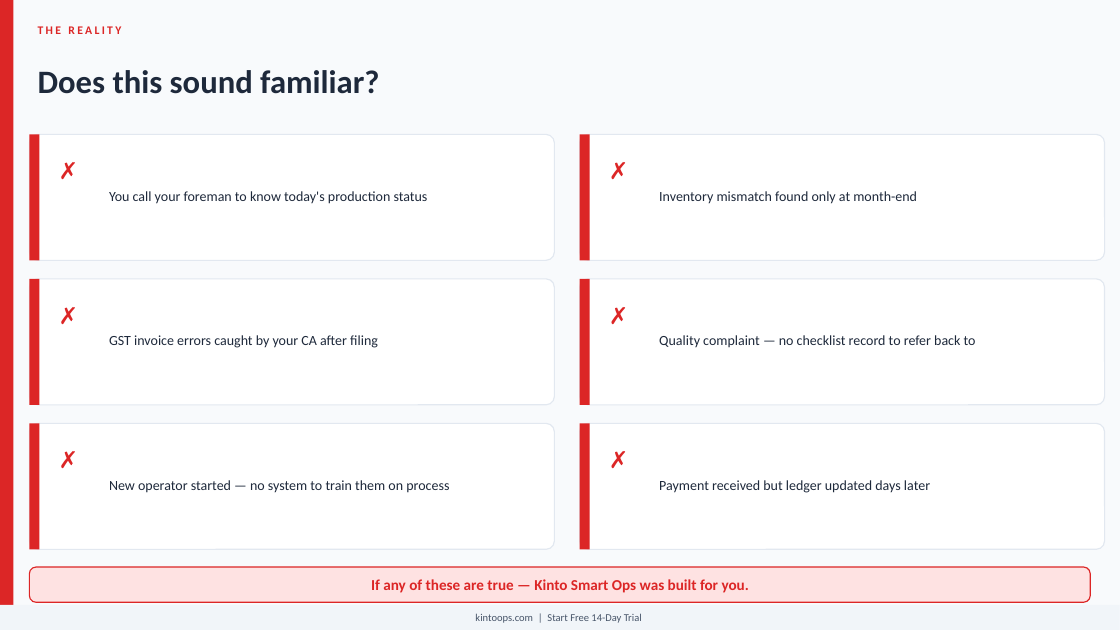
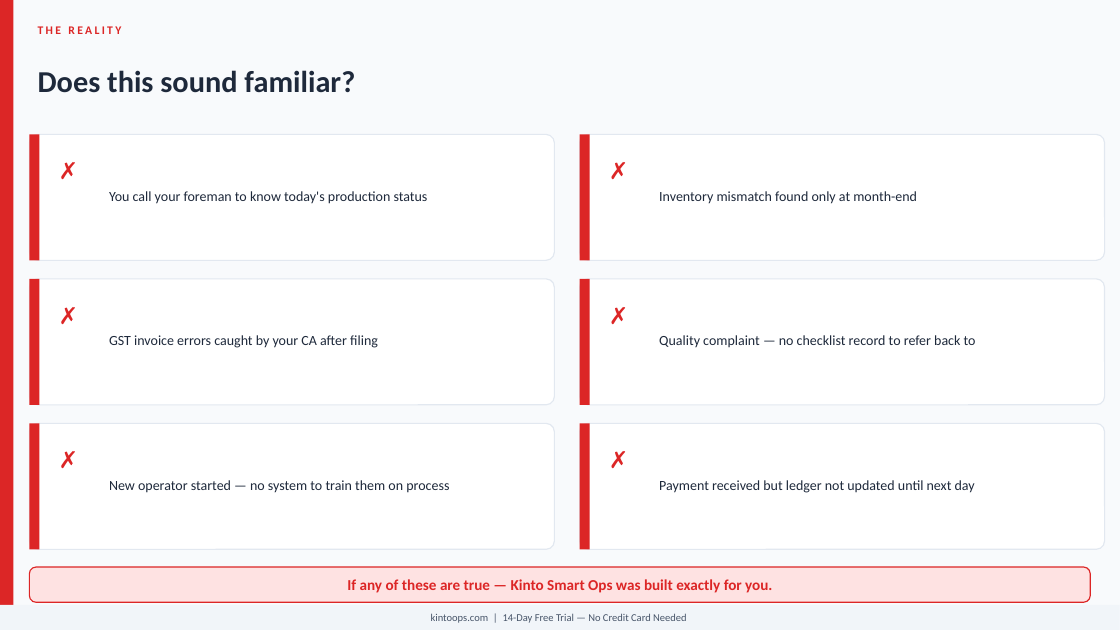
Before and after one commit to prasanth198307/kinto-qa-system, a slide deck: slide 2 of Kinto_Customer_Presentation.pptx. Drawn at 1120x630 pixels with LibreOffice and Linux fonts; fonts in the diff are those of the drawing. Boxes give left, top, right and bottom in pixels: in the first picture for what was removed or moved away, otherwise in the second. Text is boxed around its words. In the diff, an @@ line names an element or a change of style, - is before the commit and + after.

```diff
--- a/Kinto_Customer_Presentation.pptx
+++ b/Kinto_Customer_Presentation.pptx
@@ text "Does this sound familiar?" at (x1=38, y1=70, x2=355, y2=93): size 28 to 26 pt @@
@@ text at (x1=659, y1=480, x2=975, y2=493): text changed @@
-Payment received but ledger updated days later
+Payment received but ledger not updated until next day
@@ text at (x1=347, y1=579, x2=772, y2=593): text changed @@
-If any of these are true — Kinto Smart Ops was built for you.
+If any of these are true — Kinto Smart Ops was built exactly for you.
@@ text at (x1=431, y1=613, x2=687, y2=623): text changed @@
-kintoops.com | Start Free 14-Day Trial
+kintoops.com | 14-Day Free Trial — No Credit Card Needed
```
Also in this commit, not shown: 9 other slides changed, 2 slides added, 2 slides removed, 1 other file.
